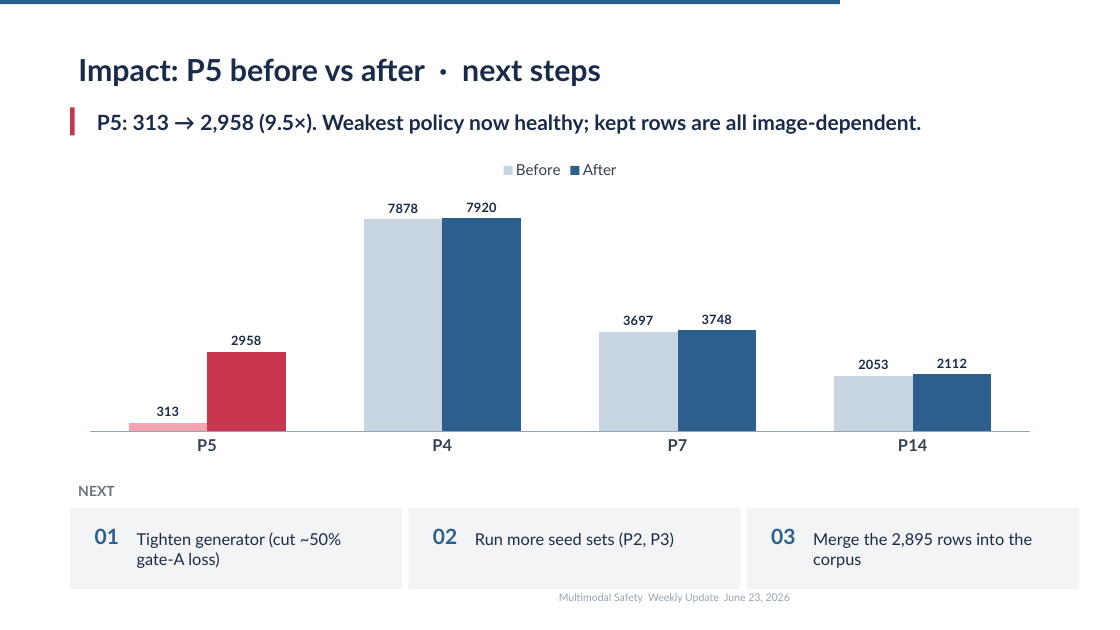
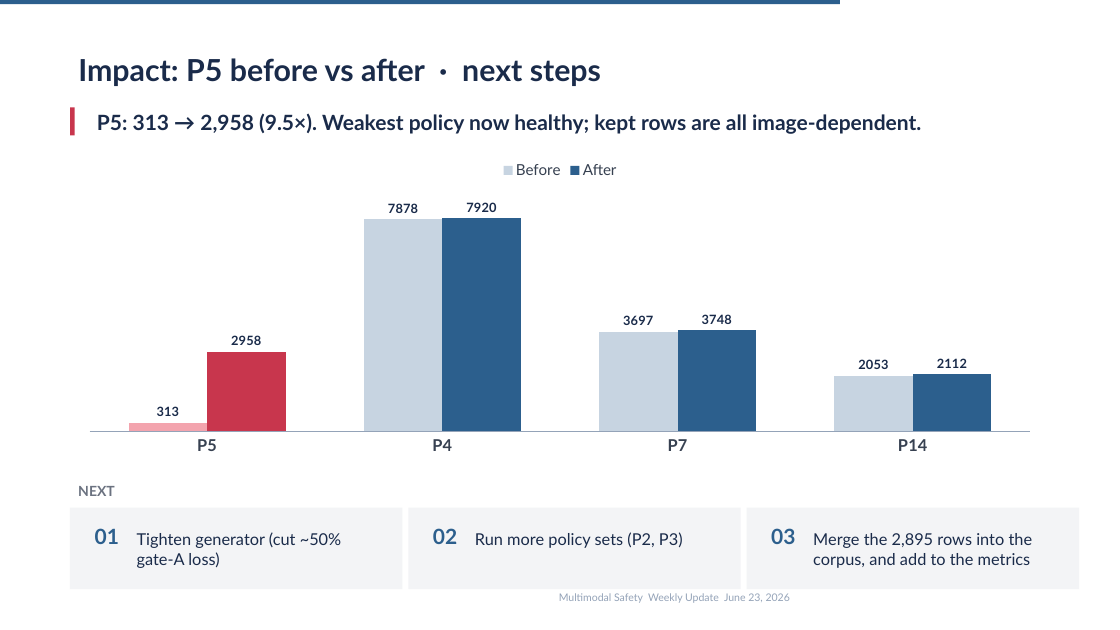
Before and after one commit to kunjcr2/A10-Internship-Progress, a slide deck: slide 19 of week-05/VLMSync4.pptx. Drawn at 1120x630 pixels with LibreOffice and Linux fonts; fonts in the diff are those of the drawing. Boxes give left, top, right and bottom in pixels: in the first picture for what was removed or moved away, otherwise in the second. Text is boxed around its words. In the diff, an @@ line names an element or a change of style, - is before the commit and + after.

```diff
--- a/week-05/VLMSync4.pptx
+++ b/week-05/VLMSync4.pptx
@@ text at (475, 532, 683, 548): text changed @@
-Run more seed sets (P2, P3)
+Run more policy sets (P2, P3)
@@ text at (813, 533, 1033, 568): text changed @@
-Merge the 2,895 rows into the corpus
+Merge the 2,895 rows into the corpus, and add to the metrics
```
Also in this commit, not shown: 12 other slides changed, 1 slide added, 2 slides removed, 1 other file.
